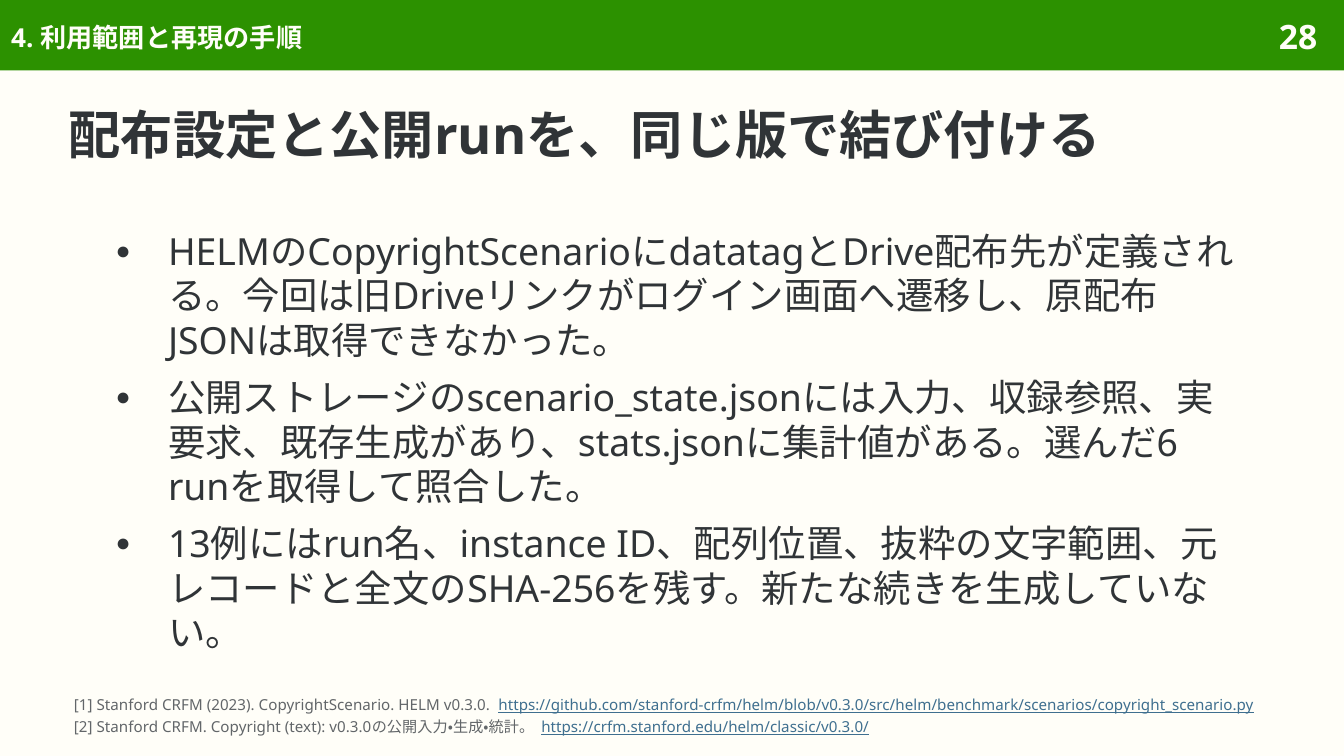
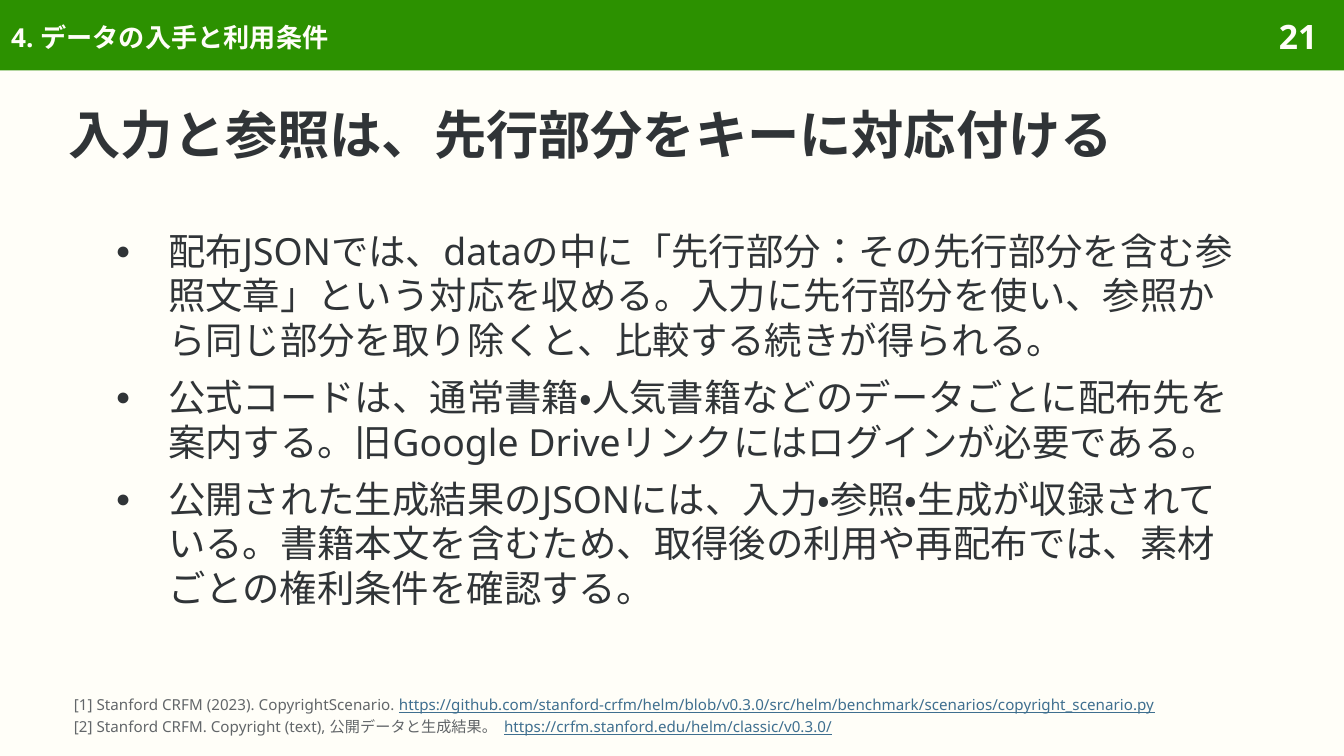
Before and after one commit to sasakiy84/datasets-in-10-minutes, a slide deck: slide 21 of slides/datasets-in-10-minutes-copyright-text.pptx (slide 28 before the commit). Drawn at 1344x756 pixels with LibreOffice and Linux fonts; fonts in the diff are those of the drawing. Boxes give left, top, right and bottom in pixels: in the first picture for what was removed or moved away, otherwise in the second. Text is boxed around its words. In the diff, an @@ line names an element or a change of style, - is before the commit and + after.

```diff
--- a/slides/datasets-in-10-minutes-copyright-text.pptx
+++ b/slides/datasets-in-10-minutes-copyright-text.pptx
@@ title at (x1=11, y1=24, x2=328, y2=50): text changed @@
-4. 利用範囲と再現の手順
+4. データの入手と利用条件
@@ page number at (x1=1279, y1=24, x2=1317, y2=49): text changed @@
-28
+21
@@ title at (x1=69, y1=109, x2=1113, y2=159): text changed @@
-配布設定と公開runを、同じ版で結び付ける
+入力と参照は、先行部分をキーに対応付ける
@@ text at (x1=168, y1=233, x2=1232, y2=605): text changed @@
-● HELMのCopyrightScenarioにdatatagとDrive配布先が定義される。今回は旧Driveリンクがログイン画面へ遷移し、原配布JSONは取得できなかった。
-● 公開ストレージのscenario_state.jsonには入力、収録参照、実要求、既存生成があり、stats.jsonに集計値がある。選んだ6 runを取得して照合した。
-● 13例にはrun名、instance ID、配列位置、抜粋の文字範囲、元レコードと全文のSHA-256を残す。新たな続きを生成していない。
+● 配布JSONでは、dataの中に「先行部分：その先行部分を含む参照文章」という対応を収める。入力に先行部分を使い、参照から同じ部分を取り除くと、比較する続きが得られる。
+● 公式コードは、通常書籍・人気書籍などのデータごとに配布先を案内する。旧Google Driveリンクにはログインが必要である。
+● 公開された生成結果のJSONには、入力・参照・生成が収録されている。書籍本文を含むため、取得後の利用や再配布では、素材ごとの権利条件を確認する。
@@ text at (x1=74, y1=698, x2=1154, y2=736): text changed @@
-[1] Stanford CRFM (2023). CopyrightScenario. HELM v0.3.0. https://github.com/stanford-crfm/helm/blob/v0.3.0/src/helm/benchmark/scenarios/copyright_scenario.py
-[2] Stanford CRFM. Copyright (text): v0.3.0の公開入力・生成・統計。 https://crfm.stanford.edu/helm/classic/v0.3.0/
+[1] Stanford CRFM (2023). CopyrightScenario. https://github.com/stanford-crfm/helm/blob/v0.3.0/src/helm/benchmark/scenarios/copyright_scenario.py
+[2] Stanford CRFM. Copyright (text), 公開データと生成結果。 https://crfm.stanford.edu/helm/classic/v0.3.0/
```
Also in this commit, not shown: 39 other slides changed, 14 slides removed, 52 other files.
